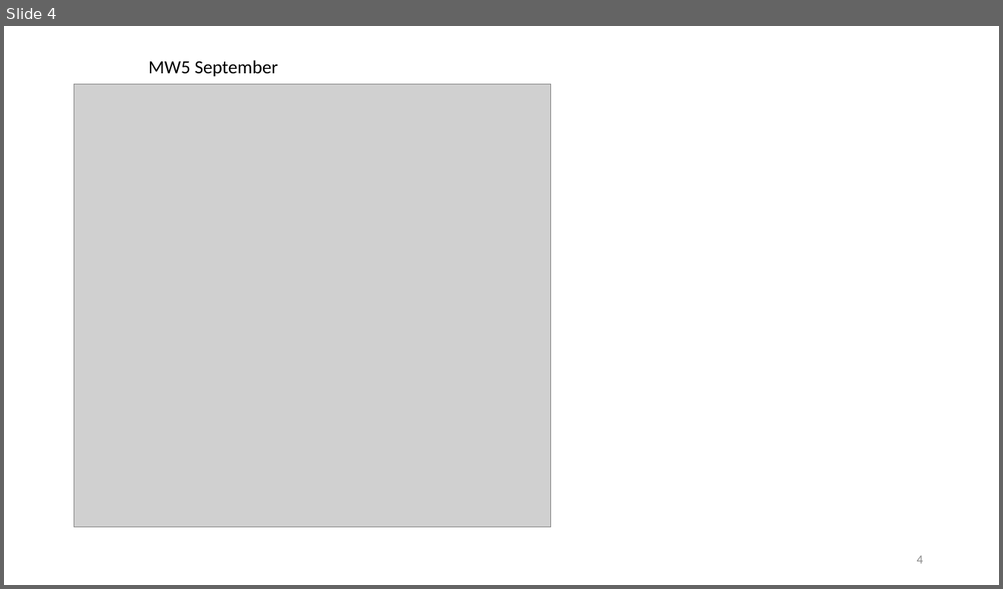
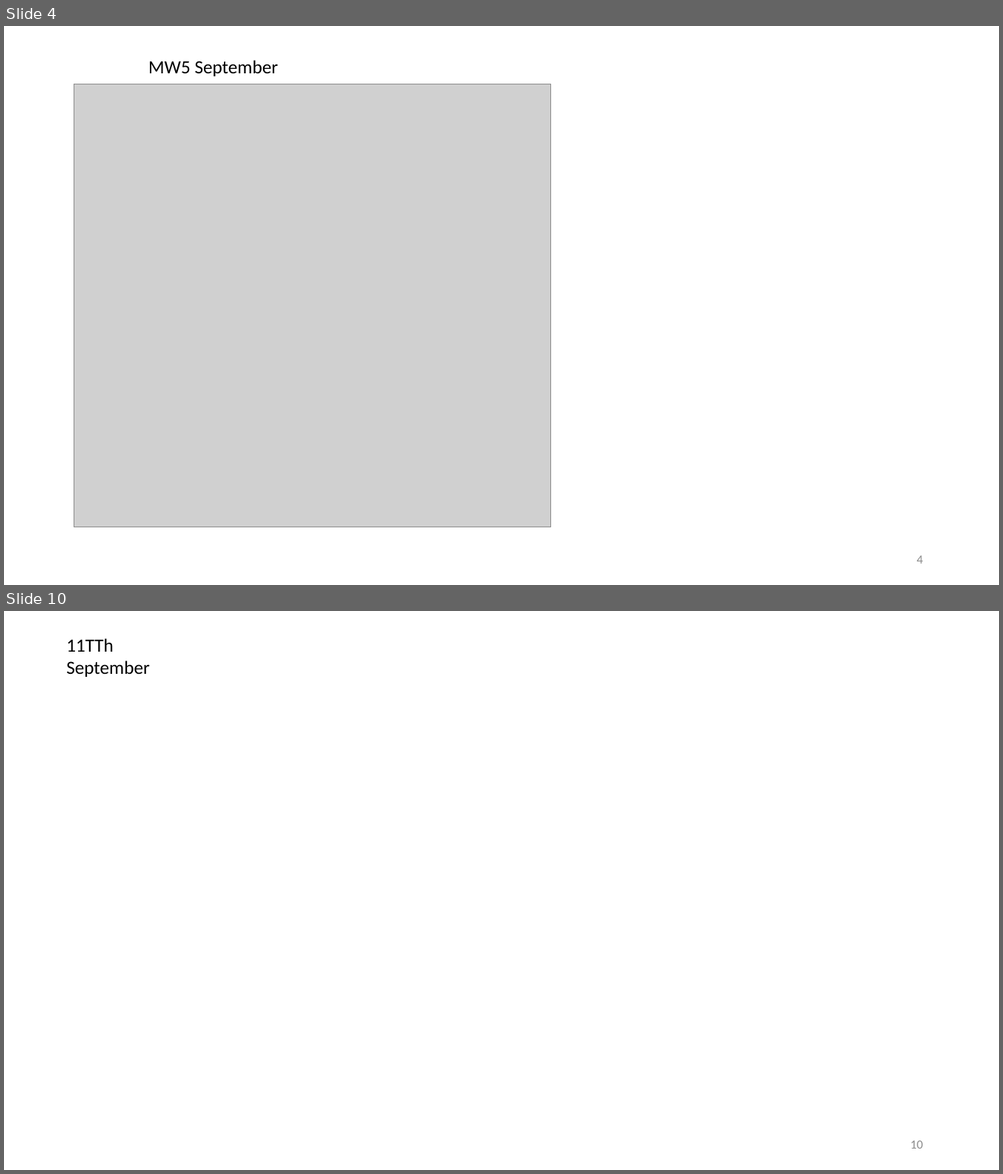
Before and after one commit to AnnieKArmstrong/mindmap, a slide deck: individualmaps.pptx. Shown one above the other, each under a label of ours: slide 4 before the commit, slides 4 and 10 after it; the slides between them are not shown. The pictures are 1003x589 and 1003x1174 pixels, drawn with LibreOffice and Linux fonts; fonts in the diff are those of the drawing; grey boxes stand for pictures. Boxes give left, top, right and bottom in pixels: in the first picture for what was removed or moved away, otherwise in the second. Text is boxed around its words. In the diff, an @@ line names an element or a change of style, - is before the commit and + after.

```diff
--- a/individualmaps.pptx
+++ b/individualmaps.pptx
@@ slide 10 added at (4, 611, 999, 1170), background #FFFFFF @@
@@ text added at (66, 638, 150, 677), 18 pt, text #000000 @@
+11TTh September
@@ page number added at (910, 1141, 922, 1149), 12 pt, text #8C8C8C @@
+10
```
Also in this commit, not shown: 2 slides changed, 6 other slides added, 10 other files.
